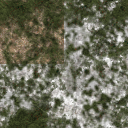
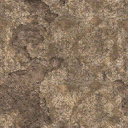
Two versions of the same layered image (128x128). Layer-by-layer changes:
hid group "y (grass)" (2 layers) over [0, 0, 128, 128]
showed group "y (rips)" (2 layers) over [0, 0, 128, 128]
painted on "Background" over [0, 0, 128, 128]
